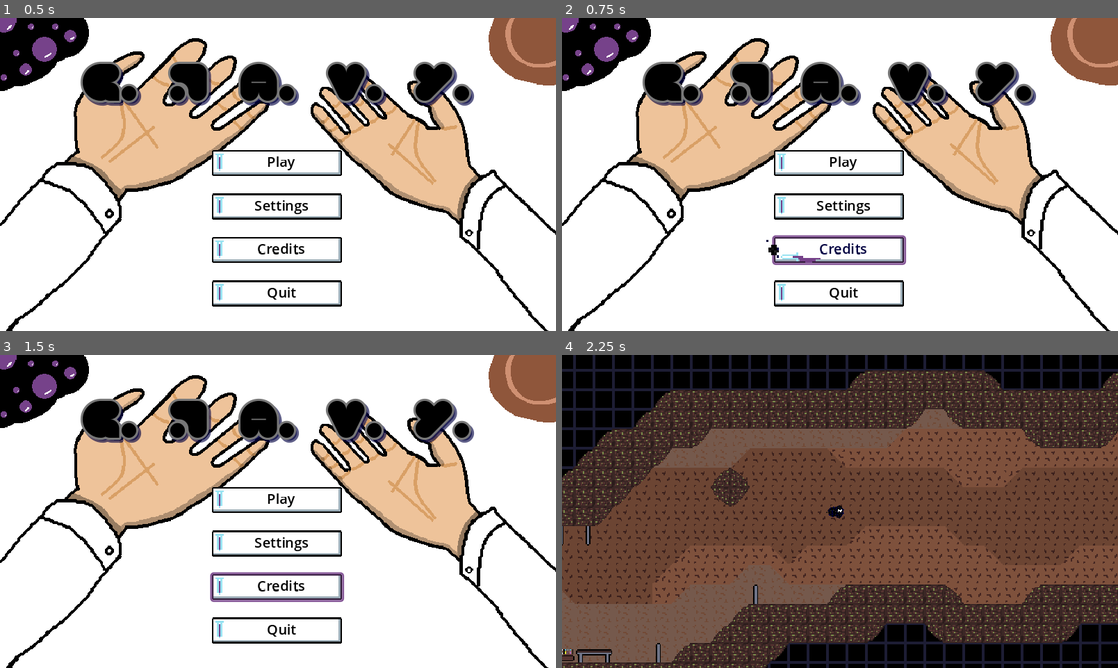
Above: before the commit, frames 1-4 (two rows, left to right).
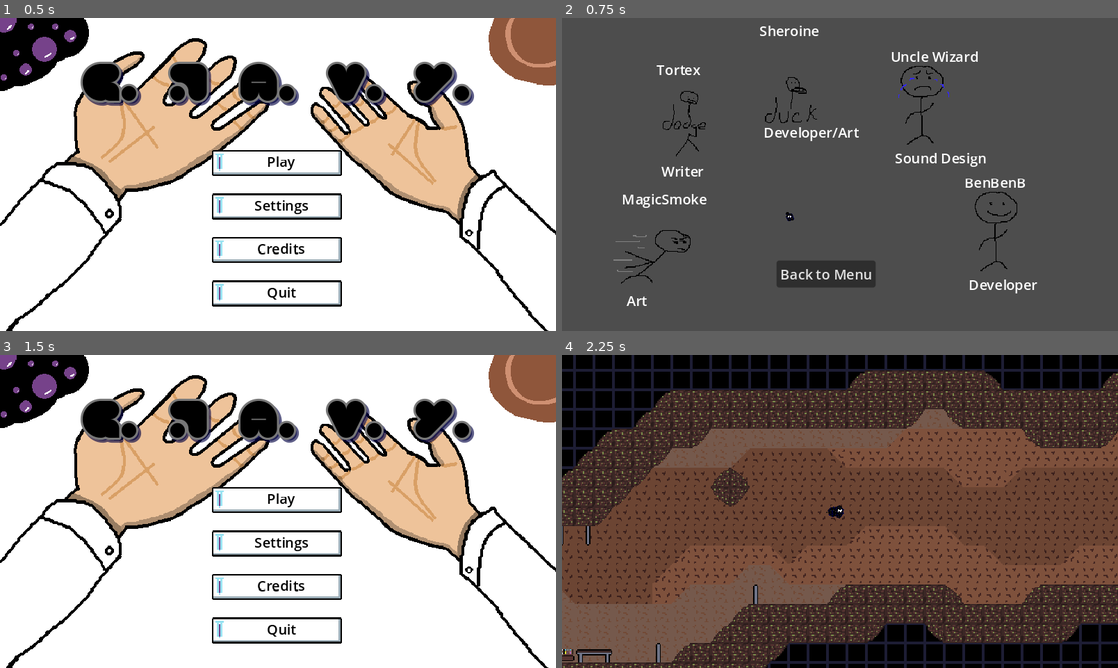
Above: after the commit, the same moments.

Repository: BenBenBenB/godot-testing-2d
Game: Godot game, scene res://scene/main.tscn
Same seed, same stepped clock (60 frames per second), same inputs: the game is played once before the commit and once after it. Sound files missing from this copy of the repository are replaced by a short silence.
Inputs (mouse positions are in pixels of both pictures, inside the frame that each line leads up to):
- Up to frame 1 (0.5 s): no input
- Up to frame 2 (0.75 s): click "Credits" at 0.5 s
- Up to frame 3 (1.5 s): click (266, 611) at 1.25 s, where only the run after the commit has a clickable "Back to Menu"
- Up to frame 4 (2.25 s): click "Play" at 2 s

Frame 1 is identical in both runs. In frame 2, 99% of the frame differs, in the area x 0-100%, y 0-100%; in frame 3, 0.7%; in frame 4, nothing differs.

Commit message:
add credits

Diff:
--- /dev/null
+++ b/scene/entity/edible_developer.gd
@@ -0,0 +1,29 @@
+extends Area2D
+
+signal dev_eaten()
+
+@export var dev_name: String
+@export var title: String
+@export var sprite_source: String
+@export var mass: float = 100
+
+@onready var developer_sprite = $DeveloperSprite
+@onready var dev_name_label = $DevNameLabel
+@onready var title_label = $TitleLabel
+
+# Called when the node enters the scene tree for the first time.
+func _ready():
+	var picture = load("res://assets/%s" % sprite_source)
+	developer_sprite.texture = picture
+	dev_name_label.text = dev_name
+	title_label.text = title
+
+
+# Called every frame. 'delta' is the elapsed time since the previous frame.
+func _process(delta):
+	pass
+
+func _on_body_entered(body):
+	if is_instance_of(body, PlayerBlackhole):
+		body.consume_mass(mass)
+	queue_free()
--- /dev/null
+++ b/scene/entity/edible_developer.tscn
@@ -0,0 +1,33 @@
+[gd_scene load_steps=4 format=3 uid="uid://71oepqubn8y0"]
+
+[ext_resource type="Script" path="res://scene/entity/edible_developer.gd" id="1_vioye"]
+[ext_resource type="Texture2D" uid="uid://boiaxfps3e5mn" path="res://assets/temp/player_idle_1.png" id="2_qqlk3"]
+
+[sub_resource type="CapsuleShape2D" id="CapsuleShape2D_46y36"]
+radius = 23.0
+height = 98.0
+
+[node name="EdibleDeveloper" type="Area2D"]
+script = ExtResource("1_vioye")
+
+[node name="DeveloperSprite" type="Sprite2D" parent="."]
+texture = ExtResource("2_qqlk3")
+
+[node name="CollisionShape2D" type="CollisionShape2D" parent="."]
+shape = SubResource("CapsuleShape2D_46y36")
+
+[node name="DevNameLabel" type="Label" parent="."]
+offset_left = -37.0
+offset_top = -70.0
+offset_right = 44.0
+offset_bottom = -47.0
+text = "Dev Name"
+
+[node name="TitleLabel" type="Label" parent="."]
+offset_left = -32.0
+offset_top = 47.0
+offset_right = 36.0
+offset_bottom = 70.0
+text = "Dev Title"
+
+[connection signal="body_entered" from="." to="." method="_on_body_entered"]
--- /dev/null
+++ b/scene/level/credits.gd
@@ -0,0 +1,11 @@
+extends Level
+
+func _process(delta):
+	if Input.is_action_pressed("pause"):
+		go_to_menu()
+
+func _on_menu_button_pressed():
+	go_to_menu()
+
+func go_to_menu():
+	level_ended.emit(0)
--- /dev/null
+++ b/scene/level/credits.tscn
@@ -0,0 +1,65 @@
+[gd_scene load_steps=6 format=3 uid="uid://djdlc0w6jhve8"]
+
+[ext_resource type="Script" path="res://scene/level/credits.gd" id="1_5nt7w"]
+[ext_resource type="AudioStream" uid="uid://hpi8mfv4wygs" path="res://assets/music/05 - victory and credits.mp3" id="2_dlxg2"]
+[ext_resource type="PackedScene" uid="uid://dev35xoudhei" path="res://scene/entity/player_blackhole.tscn" id="2_nhaa8"]
+[ext_resource type="PackedScene" uid="uid://71oepqubn8y0" path="res://scene/entity/edible_developer.tscn" id="3_amus5"]
+
+[sub_resource type="RectangleShape2D" id="RectangleShape2D_usopl"]
+size = Vector2(113, 29.5)
+
+[node name="Credits" type="Node"]
+script = ExtResource("1_5nt7w")
+level_id = -2
+
+[node name="BackgroundMusic" type="AudioStreamPlayer" parent="."]
+stream = ExtResource("2_dlxg2")
+bus = &"Music"
+
+[node name="PlayerBlackhole" parent="." instance=ExtResource("2_nhaa8")]
+position = Vector2(262, 229)
+
+[node name="BenB" parent="." instance=ExtResource("3_amus5")]
+position = Vector2(500, 248)
+dev_name = "BenBenB"
+title = "Developer"
+sprite_source = "temp/player_idle_1.png"
+
+[node name="Cratylus" parent="." instance=ExtResource("3_amus5")]
+position = Vector2(415, 103)
+dev_name = "Uncle Wizard"
+title = "Sound Design"
+sprite_source = "temp/player_special_1.png"
+
+[node name="Sheroine" parent="." instance=ExtResource("3_amus5")]
+position = Vector2(264, 73)
+dev_name = "Sheroine"
+title = "Developer/Art"
+sprite_source = "temp/player_duck_1.png"
+
+[node name="Tortex" parent="." instance=ExtResource("3_amus5")]
+position = Vector2(146, 118)
+dev_name = "Tortex"
+title = "Writer"
+sprite_source = "temp/player_dodge_1.png"
+
+[node name="Magicsmoke" parent="." instance=ExtResource("3_amus5")]
+position = Vector2(106, 267)
+dev_name = "MagicSmoke"
+title = "Art"
+sprite_source = "temp/player_dash_1.png"
+
+[node name="MenuButton" type="Button" parent="."]
+offset_left = 247.0
+offset_top = 279.0
+offset_right = 361.0
+offset_bottom = 310.0
+text = "Back to Menu"
+
+[node name="MenuHitBoxStaticBody2D" type="StaticBody2D" parent="."]
+position = Vector2(304, 294)
+
+[node name="CollisionShape2D" type="CollisionShape2D" parent="MenuHitBoxStaticBody2D"]
+shape = SubResource("RectangleShape2D_usopl")
+
+[connection signal="pressed" from="MenuButton" to="." method="_on_menu_button_pressed"]
--- a/scene/main.tscn
+++ b/scene/main.tscn
@@ -13,7 +13,6 @@
 [ext_resource type="Script" path="res://script/state/game_ui/pause_menu_screen.gd" id="9_t7can"]
 [ext_resource type="Script" path="res://script/state/game_ui/level_loading_screen.gd" id="9_tyg20"]
 [ext_resource type="Script" path="res://script/state/game_ui/victory_screen.gd" id="10_lkmeh"]
-[ext_resource type="Script" path="res://script/state/game_ui/credits_screen.gd" id="12_06y45"]
 [ext_resource type="Script" path="res://script/state/game_ui/settings_screen.gd" id="13_u3mjv"]
 
 [sub_resource type="Resource" id="Resource_vqbcs"]
@@ -40,9 +39,17 @@
 level_unlocked = false
 level_path = "cutscene/final_victory"
 
+[sub_resource type="Resource" id="Resource_0i2j2"]
+script = ExtResource("2_3thhf")
+level_id = -2
+level_name = "Credits"
+level_completed = false
+level_unlocked = false
+level_path = "level/credits"
+
 [node name="Main" type="Node"]
 script = ExtResource("1_l7ohu")
-available_levels = Array[ExtResource("2_3thhf")]([SubResource("Resource_vqbcs"), SubResource("Resource_nwigl"), SubResource("Resource_hi0wg")])
+available_levels = Array[ExtResource("2_3thhf")]([SubResource("Resource_vqbcs"), SubResource("Resource_nwigl"), SubResource("Resource_hi0wg"), SubResource("Resource_0i2j2")])
 
 [node name="PauseTimer" type="Timer" parent="."]
 wait_time = 0.5
@@ -89,8 +96,5 @@
 [node name="VictoryScreen" type="Node" parent="StateMachineUI"]
 script = ExtResource("10_lkmeh")
 
-[node name="CreditsScreen" type="Node" parent="StateMachineUI"]
-script = ExtResource("12_06y45")
-
 [node name="SettingsScreen" type="Node" parent="StateMachineUI"]
 script = ExtResource("13_u3mjv")
--- a/scene/state_machine_ui.gd
+++ b/scene/state_machine_ui.gd
@@ -2,14 +2,7 @@
 
 @export var current_level_id: int
 
-@onready var main_menu_screen = $MainMenuScreen
 @onready var level_loading_screen = $LevelLoadingScreen
-@onready var level_active_screen = $LevelActiveScreen
-@onready var death_screen = $DeathScreen
-@onready var pause_menu_screen = $PauseMenuScreen
-@onready var victory_screen = $VictoryScreen
-@onready var credits_screen = $CreditsScreen
-@onready var settings_screen = $SettingsScreen
 
 func load_level(level_id):
 	if current_level_id != level_id:
--- a/scene/ui/main_menu.gd
+++ b/scene/ui/main_menu.gd
@@ -3,8 +3,8 @@
 
 signal StartLevel(level_id: int)
 signal Settings()
+signal Credits()
 signal Quit()
-signal Credits()
 
 @onready var title_music = $TitleMusic
 
@@ -16,6 +16,9 @@
 
 func _on_quit_button_pressed():
 	Quit.emit()
+
+func _on_credits_button_pressed():
+	Credits.emit()
 
 func deactivate() -> void:
 	hide()
--- a/scene/ui/main_menu.tscn
+++ b/scene/ui/main_menu.tscn
@@ -99,4 +99,5 @@
 
 [connection signal="pressed" from="MarginContainer/VBoxContainer/VBoxContainer2/PlayButton" to="." method="_on_play_button_pressed"]
 [connection signal="pressed" from="MarginContainer/VBoxContainer/VBoxContainer2/SettingsButton" to="." method="_on_settings_button_pressed"]
+[connection signal="pressed" from="MarginContainer/VBoxContainer/VBoxContainer2/CreditsButton" to="." method="_on_credits_button_pressed"]
 [connection signal="pressed" from="MarginContainer/VBoxContainer/VBoxContainer2/QuitButton" to="." method="_on_quit_button_pressed"]
--- a/script/state/game_ui/main_menu_screen.gd
+++ b/script/state/game_ui/main_menu_screen.gd
@@ -3,14 +3,12 @@
 # can start level, go to settings, go to credits, quit game
 
 @onready var state_machine_ui = $".."
-
+# UIs
 @onready var main_menu: MainMenu = $"../../UIMain/MainMenu"
 @onready var pause_menu: PauseMenu = $"../../UIMain/PauseMenu"
-# import settings, credits once created
-
+# states
 @onready var level_active_screen = $"../LevelActiveScreen"
 @onready var settings_screen = $"../SettingsScreen"
-@onready var credits_screen = $"../CreditsScreen"
 
 func _ready():
 	main_menu.StartLevel.connect(start_game)
@@ -30,8 +28,8 @@
 	Transitioned.emit(settings_screen)
 
 func show_credits():
-	pass # todo
-	#Transitioned.emit(credits_screen)
+	main_menu.deactivate()
+	state_machine_ui.load_level(-2)
 
 func start_game(level_id: int):
 	main_menu.deactivate()
